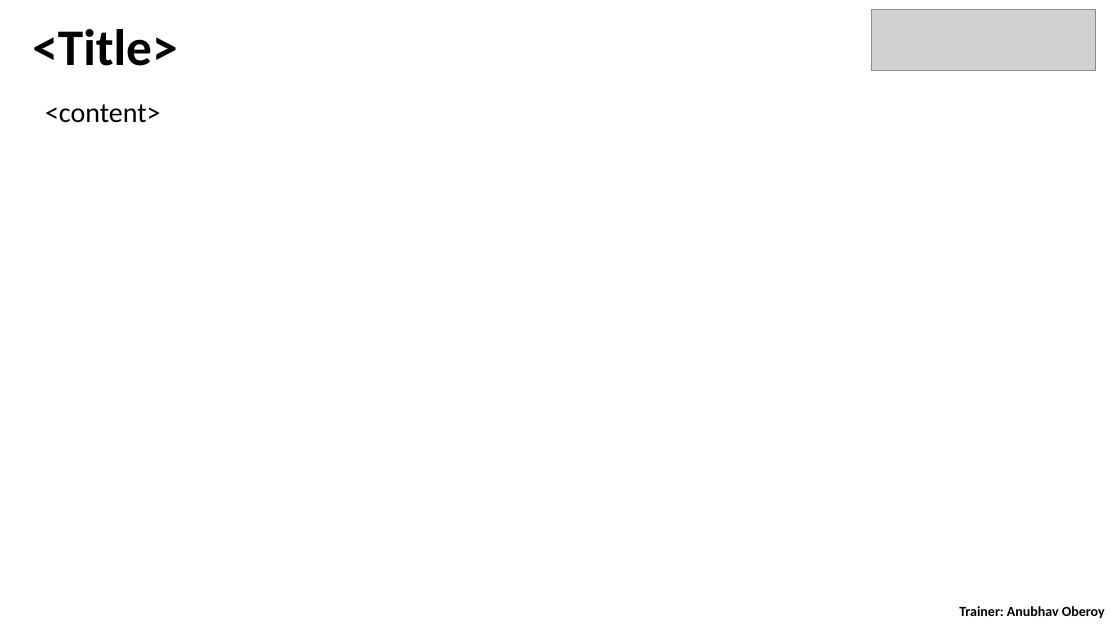
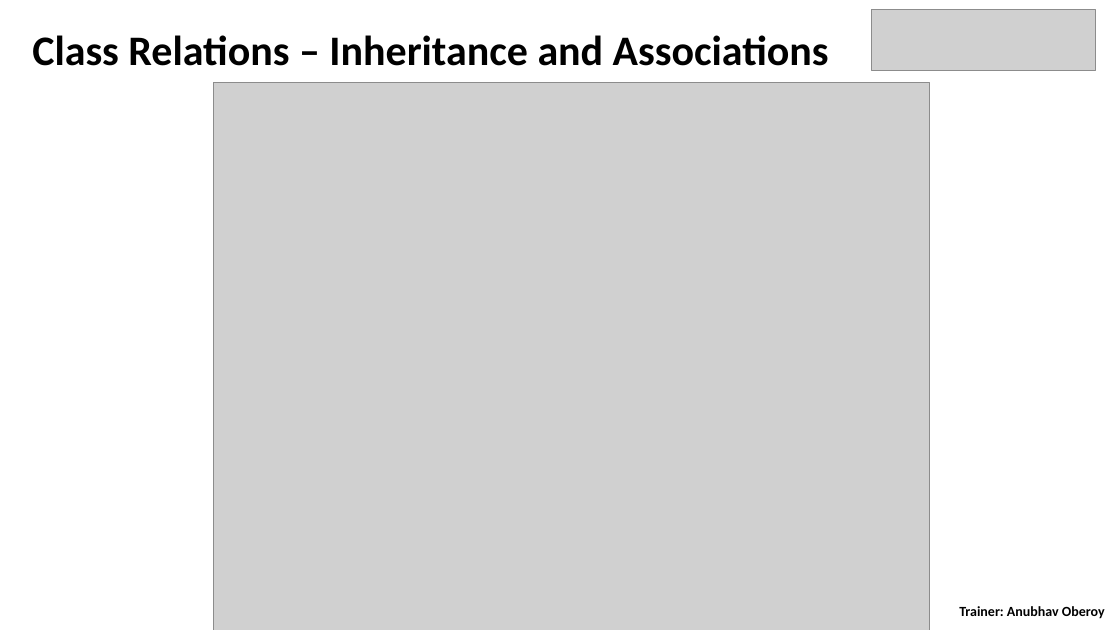
Before and after one commit to Grayser93/S4D400_Introduction_to_ABAP_on_S4HANA, a slide deck: slide 25 of day 4/S4D400 - Day 4.pptx. Drawn at 1120x630 pixels with LibreOffice and Linux fonts; fonts in the diff are those of the drawing; grey boxes stand for pictures. Boxes give left, top, right and bottom in pixels: in the first picture for what was removed or moved away, otherwise in the second. Text is boxed around its words. In the diff, an @@ line names an element or a change of style, - is before the commit and + after.

```diff
--- a/day 4/S4D400 - Day 4.pptx
+++ b/day 4/S4D400 - Day 4.pptx
@@ text at bbox=[32, 35, 829, 66]: text changed; size 44 to 36 pt @@
-<Title>
+Class Relations – Inheritance and Associations
@@ picture added at bbox=[213, 82, 930, 630] @@
@@ text removed at bbox=[45, 104, 161, 123] @@
-<content>
```
Also in this commit, not shown: 10 other slides changed, 1 slide added, 11 slides removed, 6 other files.
